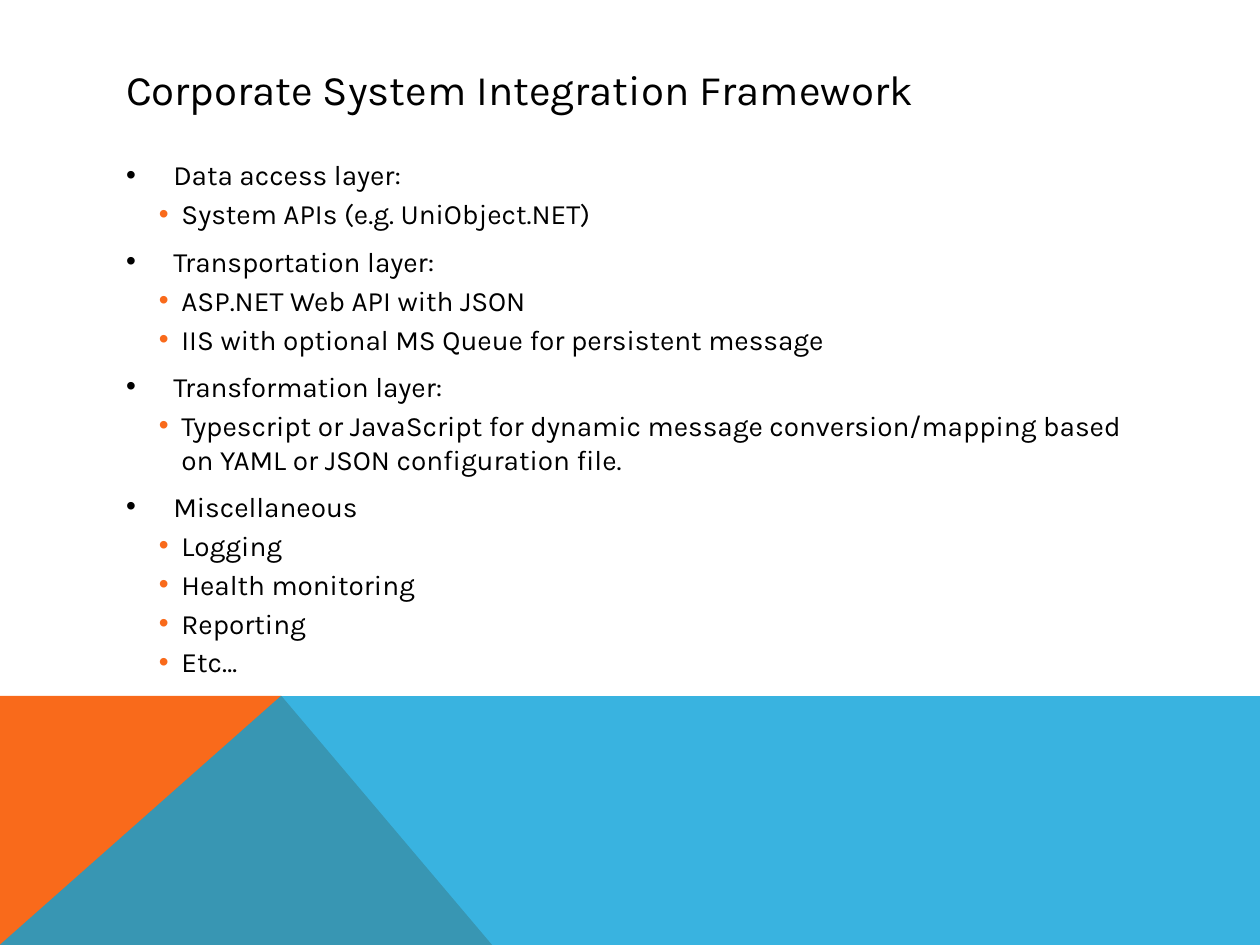
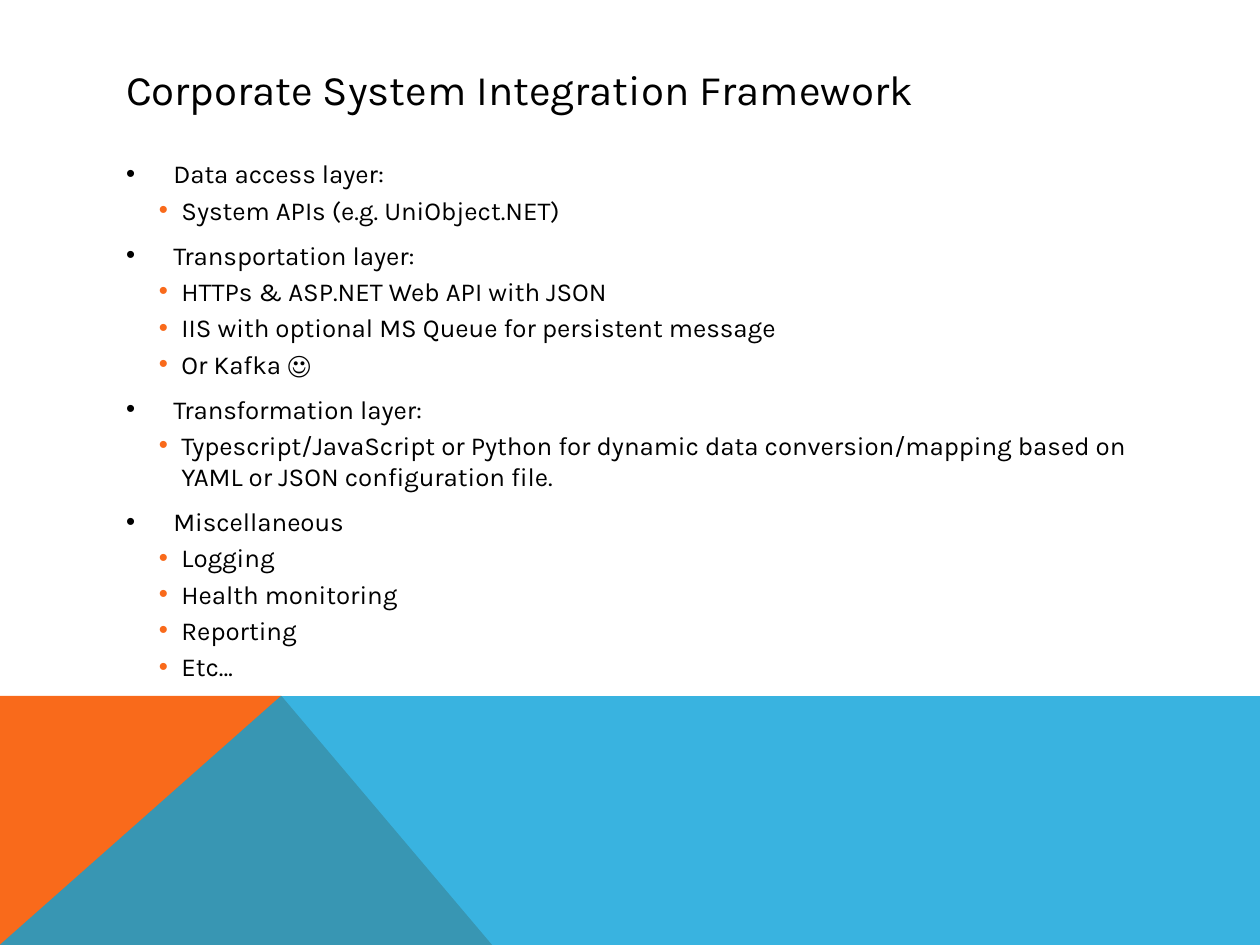
Before and after one commit to littlestone/Backup, a slide deck: slide 10 of UniData/System Integration.pptx. Drawn at 1260x945 pixels with LibreOffice and Linux fonts; fonts in the diff are those of the drawing. Boxes give left, top, right and bottom in pixels: in the first picture for what was removed or moved away, otherwise in the second. Text is boxed around its words. In the diff, an @@ line names an element or a change of style, - is before the commit and + after.

Commit message:
System Integration.pptx revised

```diff
--- a/UniData/System Integration.pptx
+++ b/UniData/System Integration.pptx
@@ text at box(173, 165, 776, 647): size 16 to 14.8 pt in "Data access layer:", "System APIs (e.g. UniObject.NET)", "Transportation layer:", "IIS with optional MS Queue for persistent ..." and 6 more places @@
@@ text at box(181, 283, 606, 302): text changed; size 16 to 14.8 pt @@
-    • ASP.NET Web API with JSON
+    • HTTPs & ASP.NET Web API with JSON
@@ text at box(181, 356, 281, 375): paragraph added @@
+    • Or Kafka ☺
@@ text at box(181, 436, 1126, 493): text changed; size 16 to 14.8 pt @@
-    • Typescript or JavaScript for dynamic message conversion/mapping based on YAML or JSON configuration file.
+    • Typescript/JavaScript or Python for dynamic data conversion/mapping based on YAML or JSON configuration file.
```
Also in this commit, not shown: 3 other slides changed.
